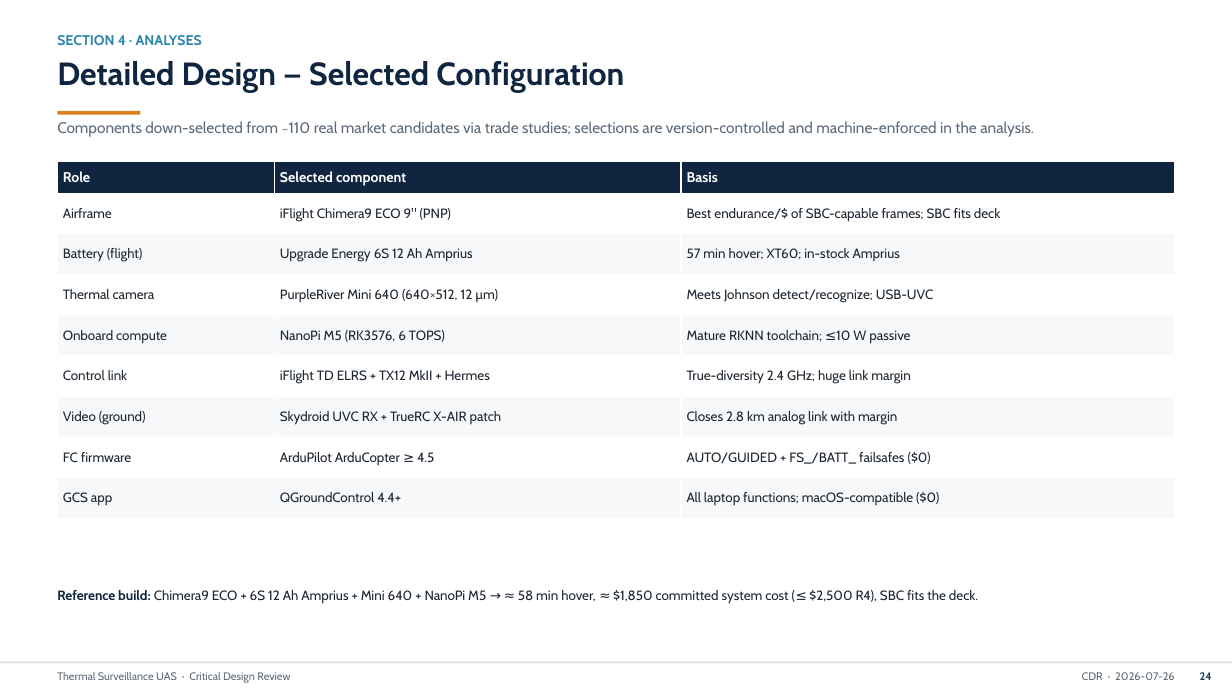
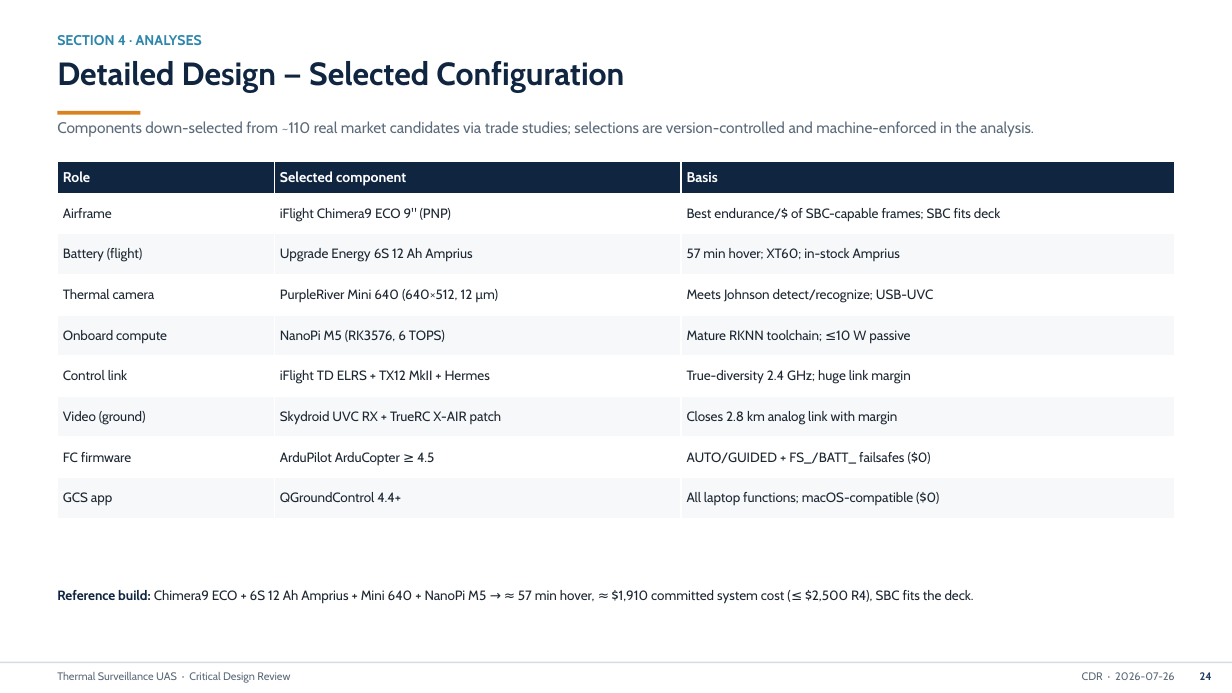
Before and after one commit to david12daniel/SurveillanceDrone, a slide deck: slide 25 of CDR_Thermal_Surveillance_Drone.pptx. Drawn at 1232x693 pixels with LibreOffice and Linux fonts; fonts in the diff are those of the drawing. Boxes give left, top, right and bottom in pixels: in the first picture for what was removed or moved away, otherwise in the second. Text is boxed around its words. In the diff, an @@ line names an element or a change of style, - is before the commit and + after.

```diff
--- a/CDR_Thermal_Surveillance_Drone.pptx
+++ b/CDR_Thermal_Surveillance_Drone.pptx
@@ text at <box>57,590,974,603</box>: text changed @@
-Reference build: Chimera9 ECO + 6S 12 Ah Amprius + Mini 640 + NanoPi M5 → ≈ 58 min hover, ≈ $1,850 committed system cost (≤ $2,500 R4), SBC fits the deck.
+Reference build: Chimera9 ECO + 6S 12 Ah Amprius + Mini 640 + NanoPi M5 → ≈ 57 min hover, ≈ $1,910 committed system cost (≤ $2,500 R4), SBC fits the deck.
```
Also in this commit, not shown: 6 other slides changed, 9 other files.
